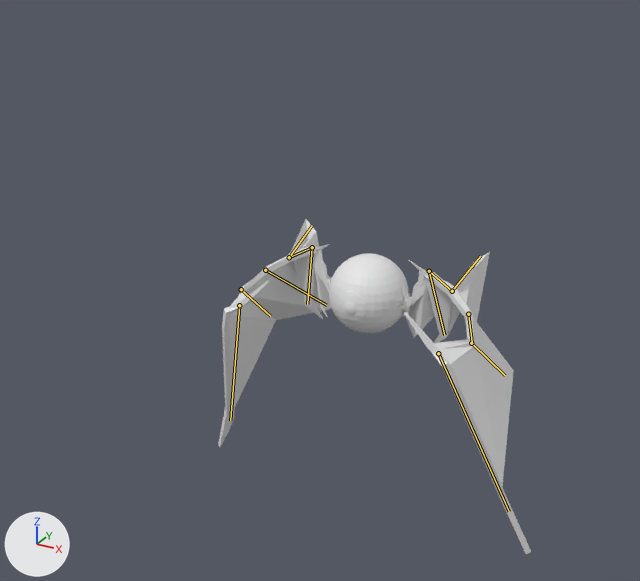
The Blender file BasicSht/TutorialSht/eyeBath.blend, before and after one commit.
One viewpoint serves both versions: a 50 mm camera at (86.5, -182.2, 89.0) aimed at (-6.5, -13.1, 4.4). The axes (+X, +Y, +Z) are drawn at lower left. The lights are the same throughout. Both versions are drawn at frame 5 of the action 'Armature.001Action'; the numbers are the values there. The bones that change are drawn over the model as lines.

Objects in the first picture: 'Eye', 'Wings', 'Wings01'.
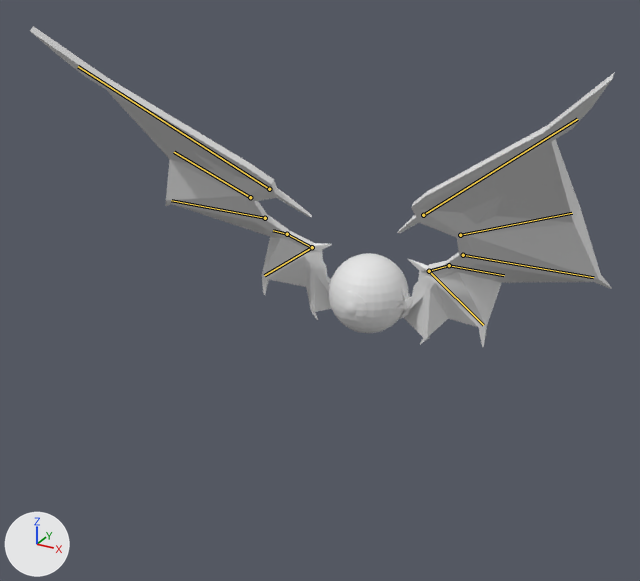
What the commit changed:
Bone 'Bone.001' (bone_bone_001) turns from (-29, 109, -93) to (24, 28, 6) degrees about its own x, y and z.
Bone 'Bone.009' (bone_bone_009) moves from (0.45, 0.36, -0.41) to (0.38, -0.69, 0.0).
Bone 'Bone.009' (bone_bone_009) turns from (56, -27, -21) to (0, 0, 35) degrees about its own x, y and z.
Bone 'Bone.008' (bone_bone_008) moves from (0.18, -0.55, 0.36) to (-0.16, -0.34, -0.08).
Bone 'Bone.008' (bone_bone_008) turns from (60, 0, -8) to (-2, -8, 35) degrees about its own x, y and z.
Bone 'Bone.007' (bone_bone_007) moves from (-0.22, -0.57, -0.08) to (-0.55, 0.21, 0.0).
Bone 'Bone.007' (bone_bone_007) turns from (59, 11, -1) to (0, 0, 35) degrees about its own x, y and z.
Bone 'Bone.006' (bone_bone_006) moves from (-0.01, 0.14, 0.35) to (-0.12, 0.08, 0.03).
Bone 'Bone.006' (bone_bone_006) turns from (23, 30, -1) to (0, -3, 8) degrees about its own x, y and z.
Bone 'Bone.005' (bone_bone_005) moves from (-0.33, 0.0, 0.0) to (-0.1, 0.26, 0.0).
Bone 'Bone.005' (bone_bone_005) turns from (-10, 13, -35) to (0, 0, 8) degrees about its own x, y and z.
Bone 'Bone.001' (bone_bone_001_) turns from (27, -108, -92) to (-24, -28, 6) degrees about its own x, y and z.
Bone 'Bone.009' (bone_bone_009_) moves from (0.35, 0.29, 0.44) to (0.35, -0.71, 0.0).
Bone 'Bone.009' (bone_bone_009_) turns from (-55, 25, -21) to (0, 0, 34) degrees about its own x, y and z.
Bone 'Bone.008' (bone_bone_008_) moves from (0.17, -0.53, -0.35) to (-0.16, -0.36, 0.08).
Bone 'Bone.008' (bone_bone_008_) turns from (-59, -2, -7) to (2, 7, 34) degrees about its own x, y and z.
Bone 'Bone.007' (bone_bone_007_) moves from (-0.15, -0.55, 0.03) to (-0.52, 0.19, 0.0).
Bone 'Bone.007' (bone_bone_007_) turns from (-58, -12, -1) to (0, 0, 34) degrees about its own x, y and z.
Bone 'Bone.006' (bone_bone_006_) moves from (-0.02, 0.16, -0.38) to (-0.14, 0.1, -0.04).
Bone 'Bone.006' (bone_bone_006_) turns from (-25, -31, 0) to (0, 4, 9) degrees about its own x, y and z.
Bone 'Bone.005' (bone_bone_005_) moves from (-0.37, 0.04, 0.0) to (-0.13, 0.31, 0.0).
Bone 'Bone.005' (bone_bone_005_) turns from (10, -13, -36) to (0, 0, 10) degrees about its own x, y and z.

Changed parts and their boxes (x1, y1, x2, y2) in the pictures (640 x 581 px):
'Wings', posed (60% wider, 9% shorter)
    before: (392, 252, 531, 554)
    after: (392, 72, 615, 348)
'Wings01', posed
    before: (218, 219, 332, 447)
    after: (30, 26, 332, 320)
bone 'Bone.001', root to tip
    before: (429, 271) to (452, 291)
    after: (429, 271) to (449, 265)
bone 'Bone.009', root to tip
    before: (438, 353) to (509, 511)
    after: (423, 215) to (577, 119)
bone 'Bone.008', root to tip
    before: (471, 343) to (505, 375)
    after: (460, 235) to (572, 213)
bone 'Bone.007', root to tip
    before: (468, 314) to (472, 342)
    after: (463, 255) to (593, 277)
bone 'Bone.006', root to tip
    before: (452, 291) to (480, 256)
    after: (449, 265) to (504, 275)
bone 'Bone.005', root to tip
    before: (429, 271) to (444, 335)
    after: (429, 271) to (483, 325)
bone 'Bone.001', root to tip
    before: (312, 247) to (289, 257)
    after: (312, 247) to (287, 234)
bone 'Bone.009', root to tip
    before: (239, 305) to (230, 420)
    after: (269, 189) to (78, 66)
bone 'Bone.008', root to tip
    before: (241, 289) to (270, 316)
    after: (250, 197) to (174, 152)
bone 'Bone.007', root to tip
    before: (265, 270) to (326, 305)
    after: (265, 218) to (171, 200)
bone 'Bone.006', root to tip
    before: (289, 257) to (312, 225)
    after: (287, 234) to (273, 230)
bone 'Bone.005', root to tip
    before: (312, 247) to (307, 304)
    after: (312, 247) to (264, 275)
